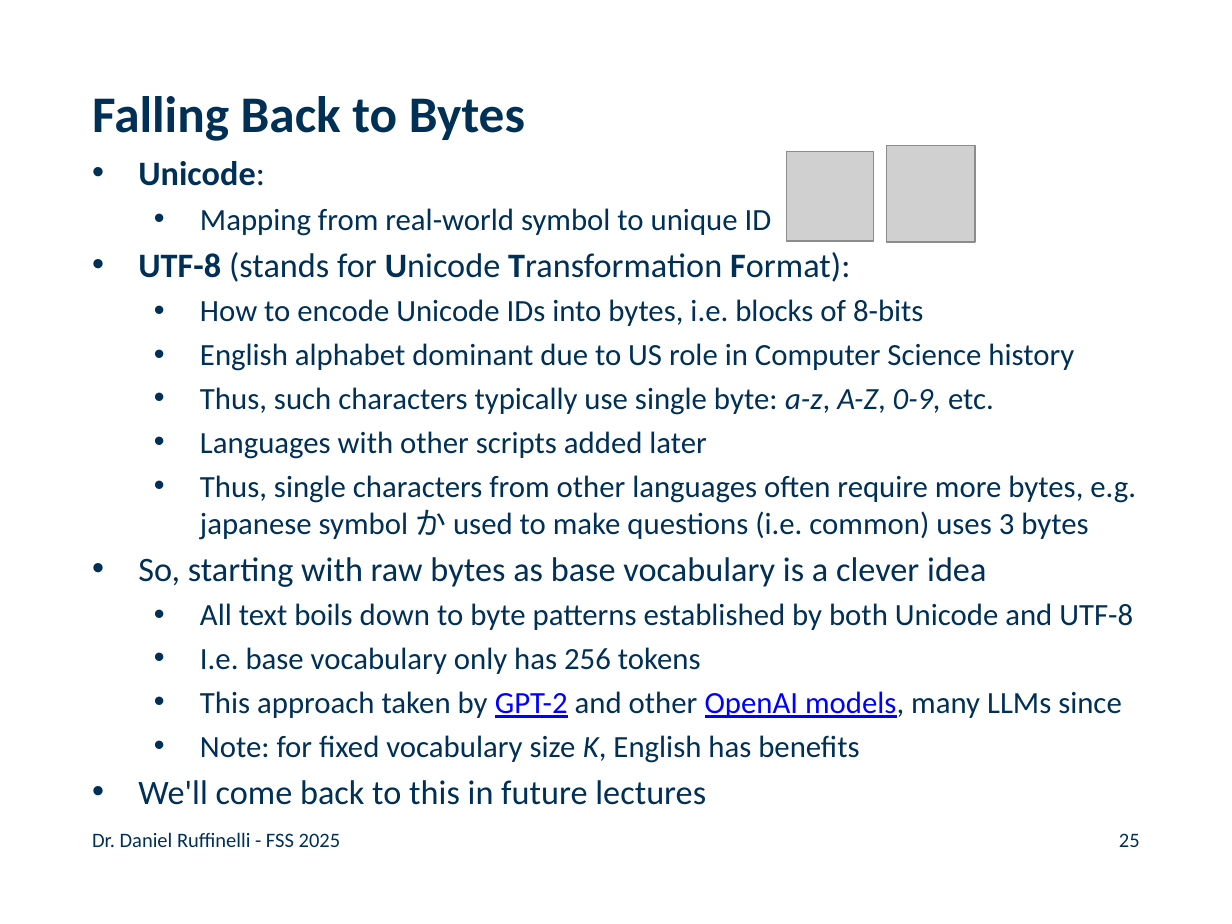
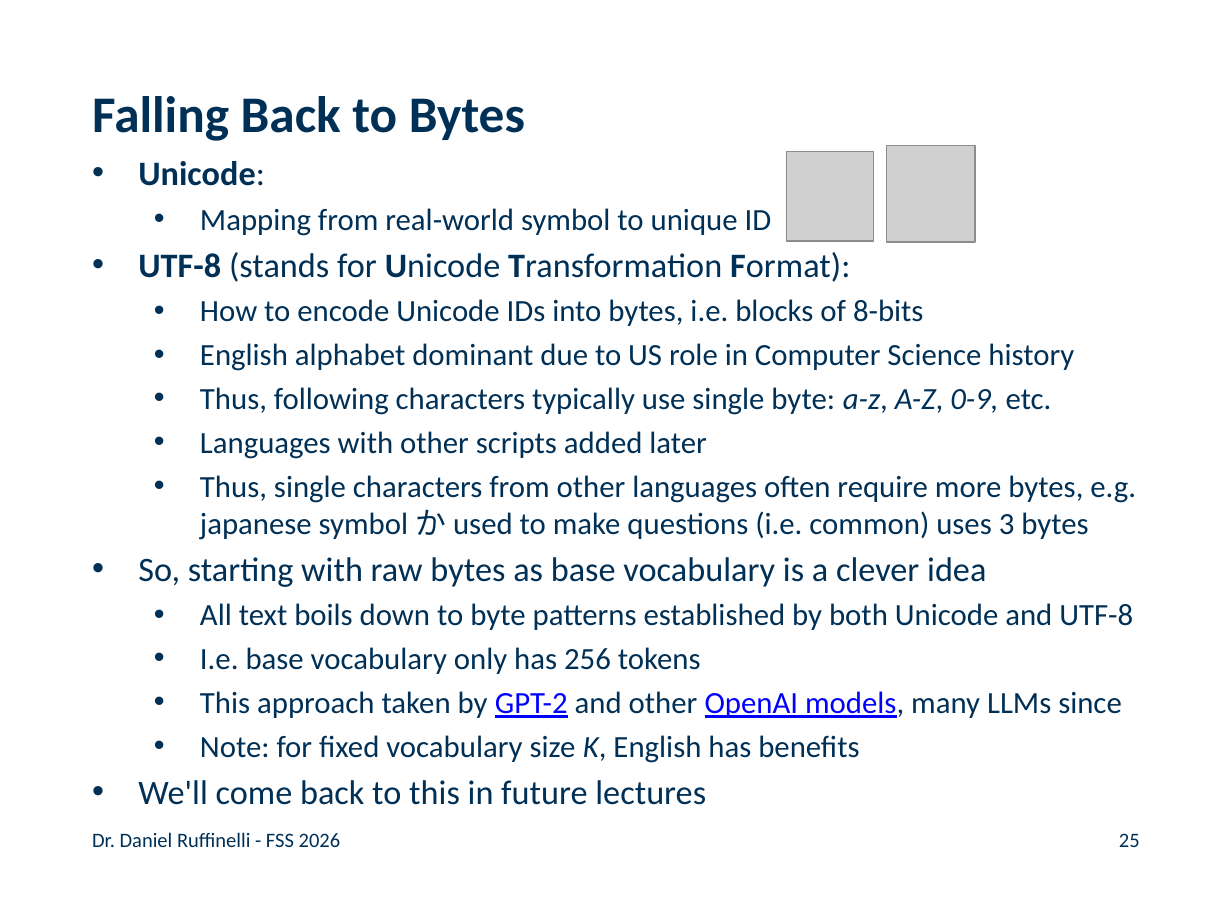
Before and after one commit to rufex2001/teaching_llms, a slide deck: slide 25 of lectures/06_tokenization/06_tokenization.pptx. Drawn at 1232x924 pixels with LibreOffice and Linux fonts; fonts in the diff are those of the drawing; grey boxes stand for pictures; background and template pictures are left out. Boxes give left, top, right and bottom in pixels: in the first picture for what was removed or moved away, otherwise in the second. Text is boxed around its words. In the diff, an @@ line names an element or a change of style, - is before the commit and + after.

```diff
--- a/lectures/06_tokenization/06_tokenization.pptx
+++ b/lectures/06_tokenization/06_tokenization.pptx
@@ text at (200,387,1052,415): text changed @@
-  • Thus, such characters typically use single byte: a-z, A-Z, 0-9, etc.
+  • Thus, following characters typically use single byte: a-z, A-Z, 0-9, etc.
@@ text at (92,832,341,847): text changed @@
-Dr. Daniel Ruffinelli - FSS 2025
+Dr. Daniel Ruffinelli - FSS 2026
```
Also in this commit, not shown: 28 other slides changed, 1 other file.
